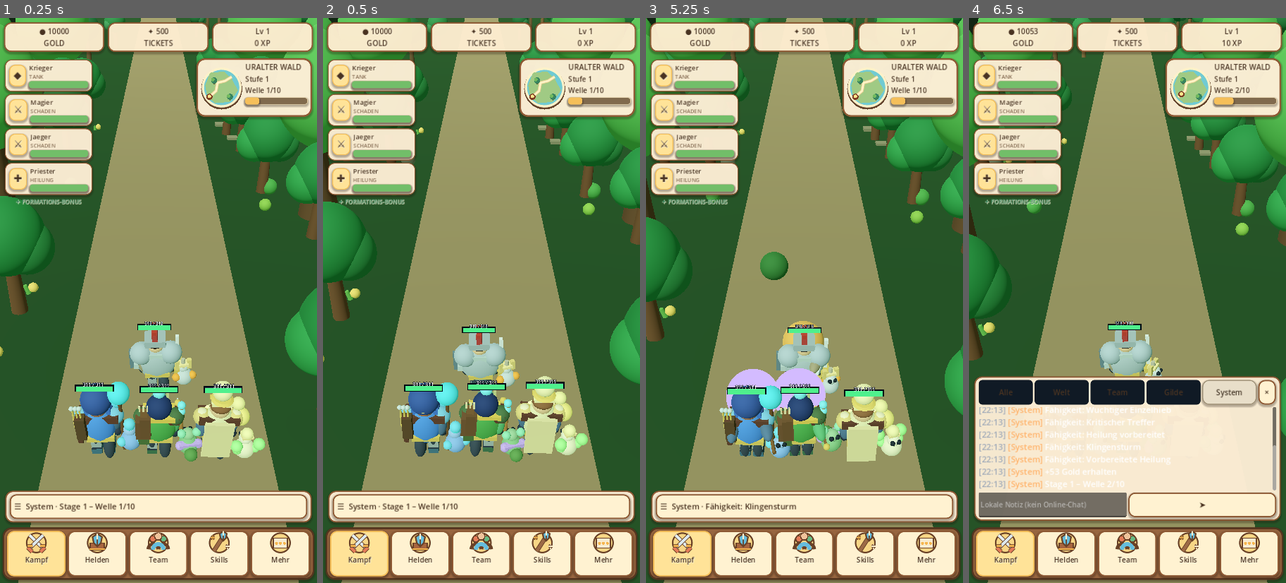
Above: before the commit, frames 1-4 (left to right).
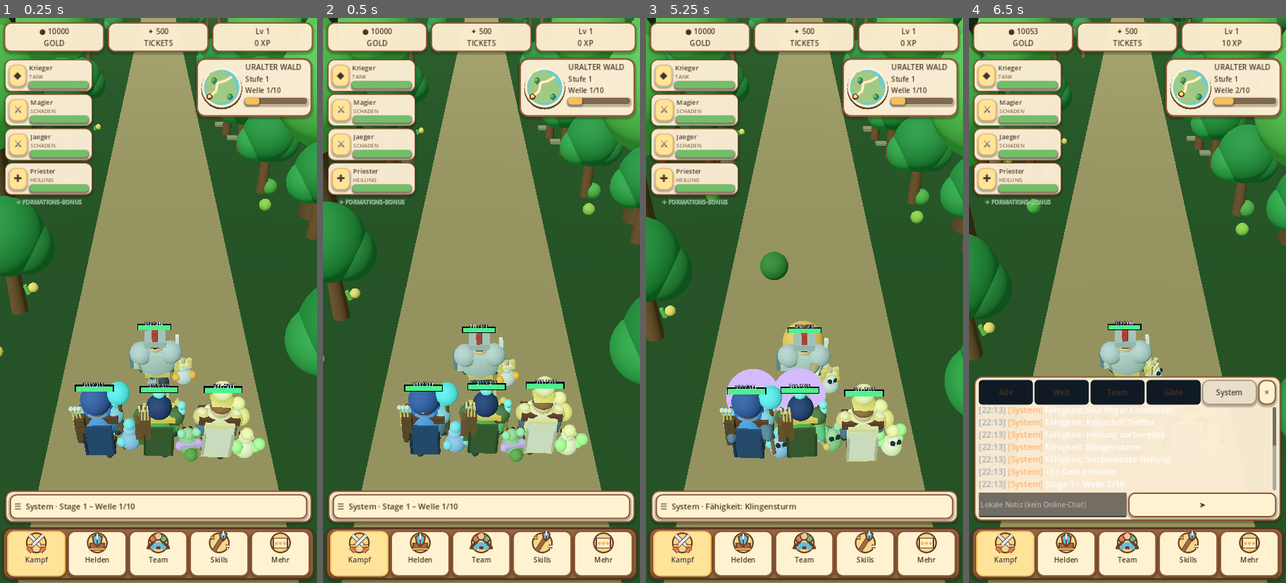
Above: after the commit, the same moments.

Repository: xynewageyx/TitanLegend
Game: Godot game, scene res://scenes/main.tscn
Two runs of this game, one before a commit and one after it. Both use one fixed random seed, a clock stepped at 60 frames per second and the inputs below.
Inputs:
- Up to frame 1 (0.25 s): no input
- Up to frame 2 (0.5 s): no input
- Up to frame 3 (5.25 s): click "☰ System · Stage 1 – Welle 1/…" at 0.5 s; click "Welt" at 1.25 s; click "Alle" at 2 s; click "Team" at 2.75 s; click "Gilde" at 3.5 s; click "System" at 4.25 s; click "×" at 5 s
- Up to frame 4 (6.5 s): click "☰ System · Stage 1 – Welle 2/…" at 5.75 s

The runs differ from the first frame. In frame 1, 1.4% of the frame differs, in the area x 26-75%, y 63-78%; in frame 2, 1.4%, in the area x 27-75%, y 64-78%; in frame 3, 1.4%; in frame 4, less than 0.1%.

Commit message:
Integrate class-specific silhouette upgrade into hero construction

Diff:
--- a/scripts/team_formation.gd
+++ b/scripts/team_formation.gd
@@ -597,6 +597,7 @@
  preload("res://scripts/hero_body_profiles_126.gd").decorate(hero, class_id)
  # Role-aware class silhouettes and individual face colors; visuals only.
  preload("res://scripts/hero_visual_upgrade.gd").decorate(hero, class_id, selected_role, slot)
+ preload("res://scripts/hero_silhouette_v2.gd").decorate(hero, class_id, selected_role, slot)
  var motion: Node3D = Node3D.new()
  motion.name = "HeroCombatMotion"
  motion.set_script(preload("res://scripts/hero_combat_motion.gd"))
